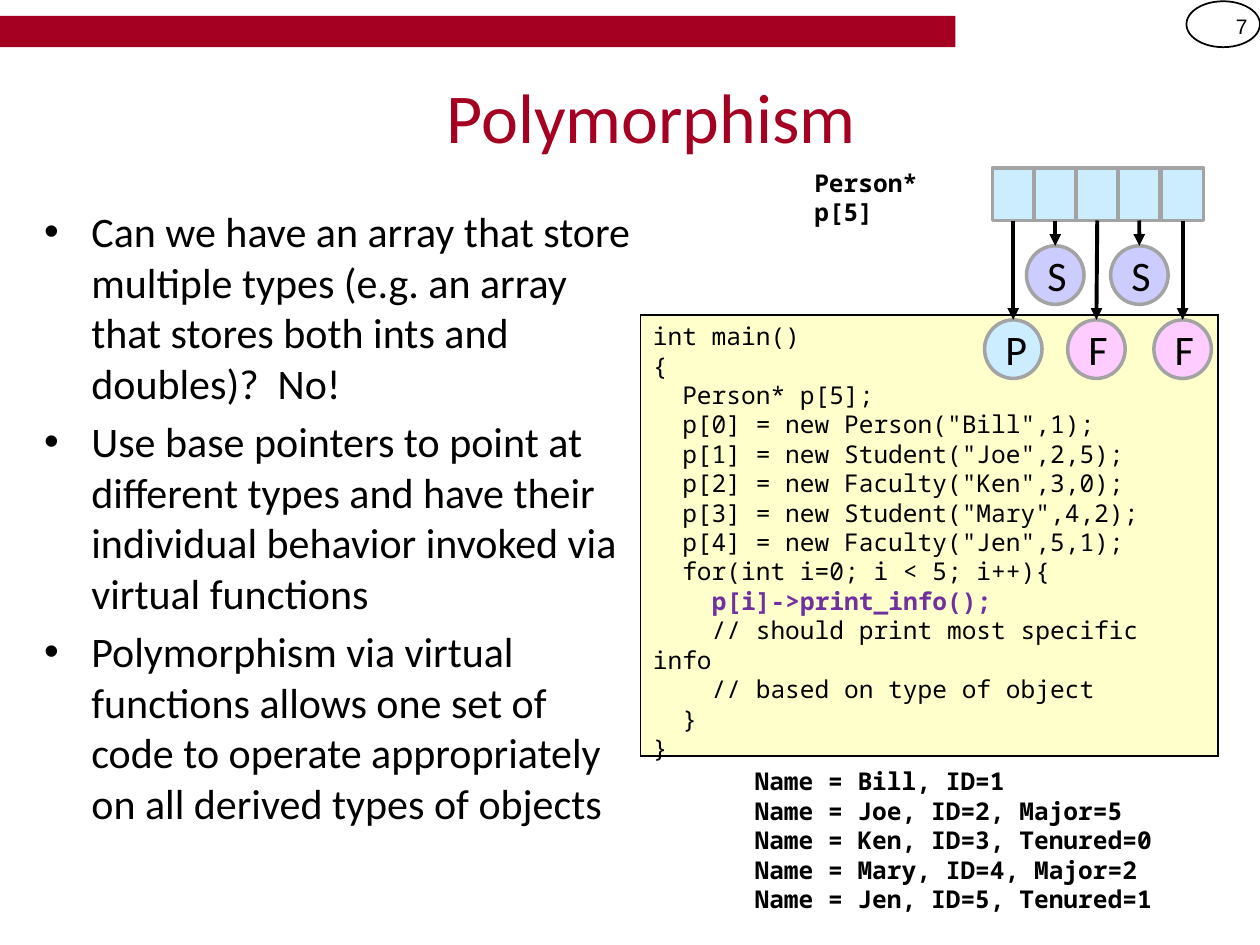
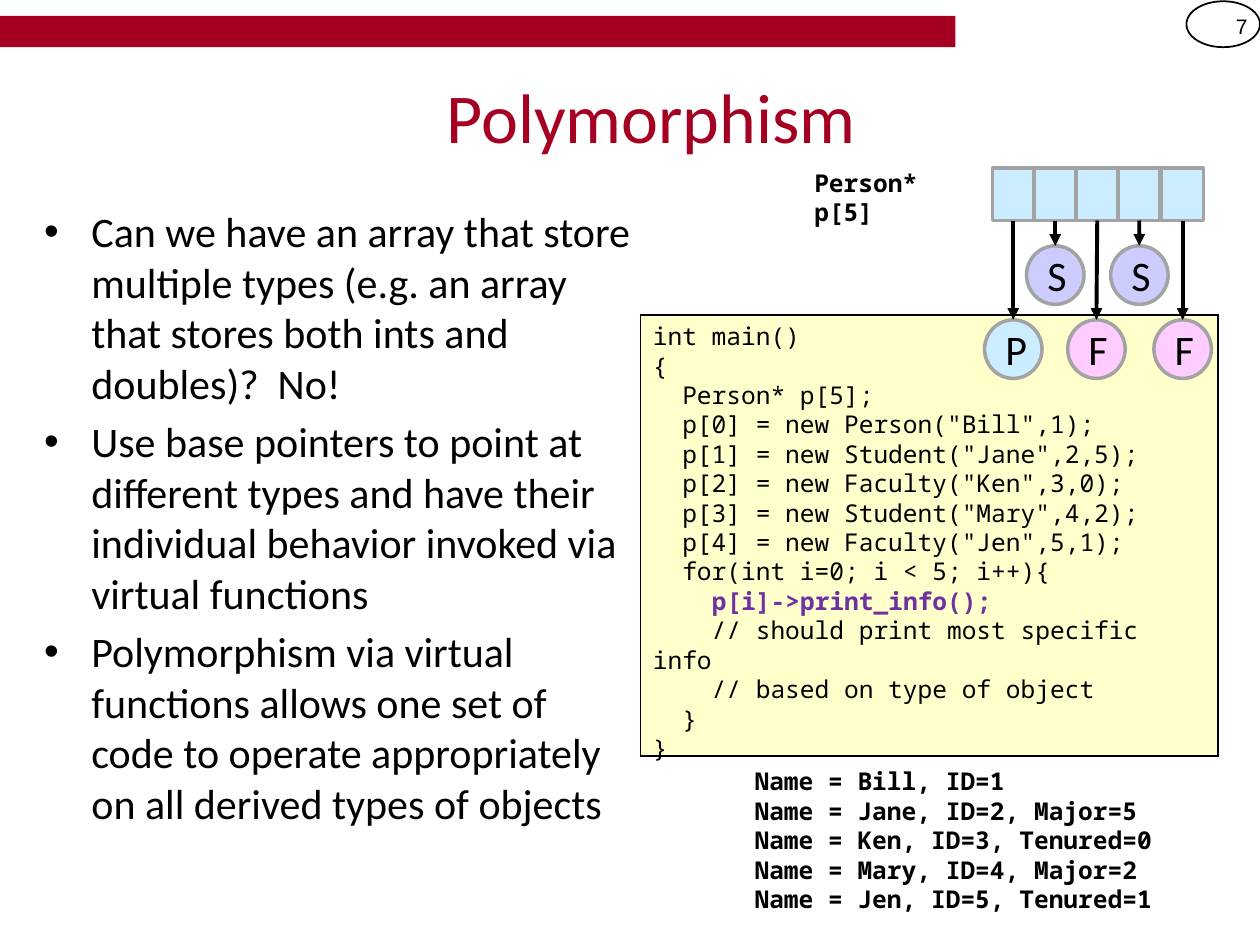
Before and after one commit to csci104/site, a slide deck: slide 7 of schedule/notes/5-Polymorphism.pptx. Drawn at 1260x945 pixels with LibreOffice and Linux fonts; fonts in the diff are those of the drawing; background and template pictures are left out. Boxes give left, top, right and bottom in pixels: in the first picture for what was removed or moved away, otherwise in the second. Text is boxed around its words. In the diff, an @@ line names an element or a change of style, - is before the commit and + after.

```diff
--- a/schedule/notes/5-Polymorphism.pptx
+++ b/schedule/notes/5-Polymorphism.pptx
@@ text in rectangle at box(653, 326, 1139, 704): text changed @@
-int main()
-{
-Person* p[5];
-p[0] = new Person("Bill",1);
-p[1] = new Student("Joe",2,5);
-p[2] = new Faculty("Ken",3,0);
-p[3] = new Student("Mary",4,2);
-p[4] = new Faculty("Jen",5,1);
-for(int i=0; i < 5; i++){
-p[i]->print_info();
-// should print most specific info
-// based on type of object
-}
-}
+int main()
+{
+Person* p[5];
+p[0] = new Person("Bill",1);
+p[1] = new Student("Jane",2,5);
+p[2] = new Faculty("Ken",3,0);
+p[3] = new Student("Mary",4,2);
+p[4] = new Faculty("Jen",5,1);
+for(int i=0; i < 5; i++){
+p[i]->print_info();
+// should print most specific info
+// based on type of object
+}
+}
@@ text at box(755, 801, 1137, 826): text changed @@
-Name = Joe, ID=2, Major=5
+Name = Jane, ID=2, Major=5
```
Also in this commit, not shown: 6 other slides changed.
